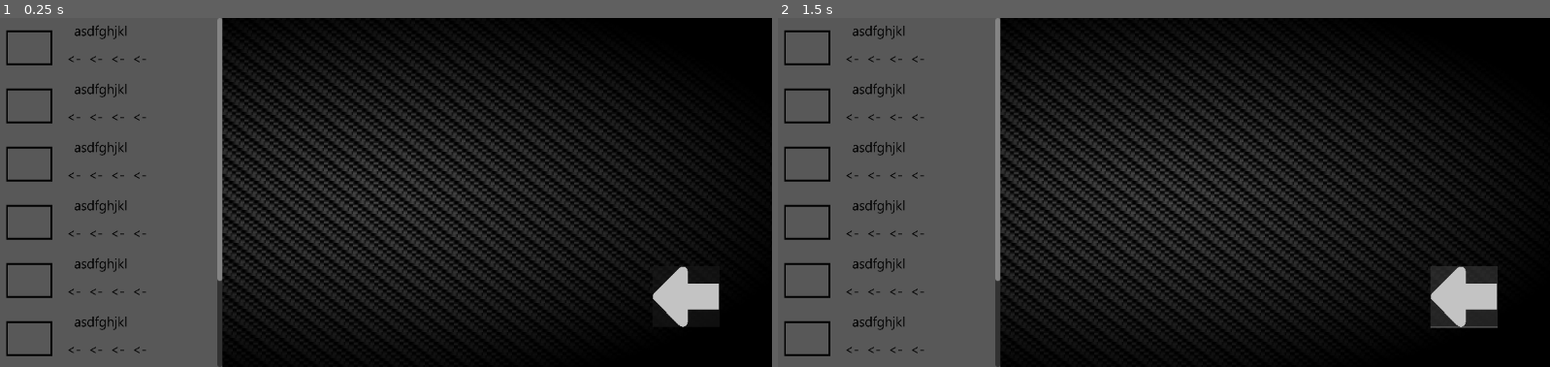
Above: before the commit, frames 1-2 (left to right).
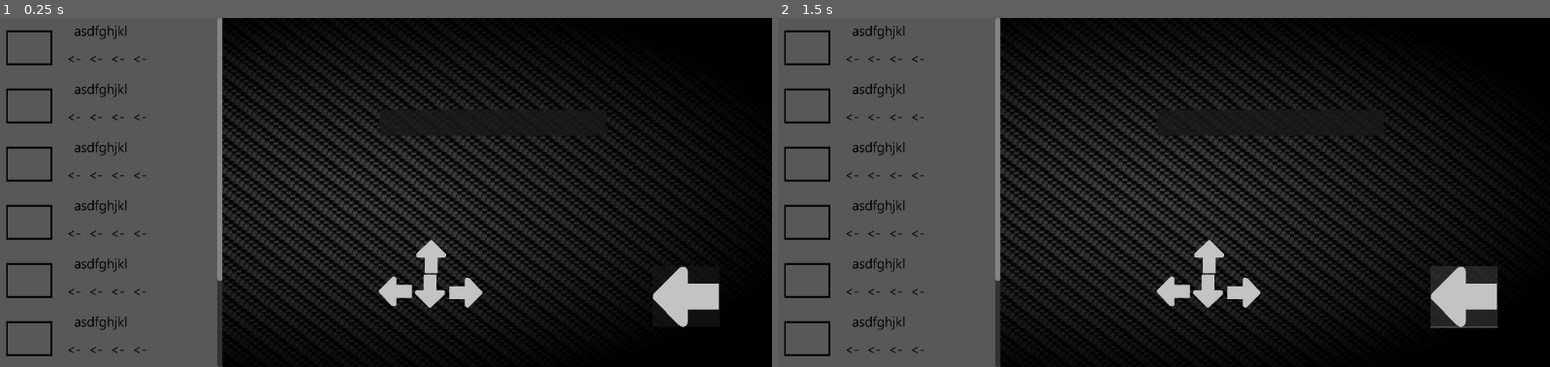
Above: after the commit, the same moments.

Repository: StephenScarlett/Stratagem-Project
Game: Godot game, scene res://main.tscn
The game is run twice, just before and just after one commit, with the same random seed, the same clock (stepped at 60 frames per second) and the same inputs.
Inputs (mouse positions are in pixels of both pictures, inside the frame that each line leads up to):
- Up to frame 1 (0.25 s): no input
- Up to frame 2 (1.5 s): click (1465, 297) at 0.5 s; click (1465, 297) at 1.25 s

The runs differ from the first frame. In frame 1, 0.9% of the frame differs, in the area x 48-63%, y 28-84%; in frame 2, 0.9%.

Commit message:
touchbuttons

Diff:
--- /dev/null
+++ b/Stratagem Project File/Scripts/Down.gd
@@ -0,0 +1,11 @@
+extends TouchScreenButton
+
+
+# Called when the node enters the scene tree for the first time.
+func _ready():
+	pass # Replace with function body.
+
+
+# Called every frame. 'delta' is the elapsed time since the previous frame.
+func _process(delta):
+	pass
--- /dev/null
+++ b/Stratagem Project File/Scripts/Left.gd
@@ -0,0 +1,7 @@
+extends TouchScreenButton
+
+func _ready():
+	pass
+
+func _process(delta):
+	pass
--- /dev/null
+++ b/Stratagem Project File/Scripts/Right.gd
@@ -0,0 +1,11 @@
+extends TouchScreenButton
+
+
+# Called when the node enters the scene tree for the first time.
+func _ready():
+	pass # Replace with function body.
+
+
+# Called every frame. 'delta' is the elapsed time since the previous frame.
+func _process(delta):
+	pass
--- a/Stratagem Project File/Scripts/Stratagem Panel.gd
+++ b/Stratagem Project File/Scripts/Stratagem Panel.gd
@@ -1,19 +1,20 @@
 extends Control
 
+class_name Stratagem
 
-# Called when the node enters the scene tree for the first time.
+var inputarr = []
+var stratagemarr = []
+
 func _ready():
-	pass # Replace with function body.
+	pass
 
-
-# Called every frame. 'delta' is the elapsed time since the previous frame.
 func _process(delta):
 	pass
 
+func stratagem1() -> Array:
+	$PanelContainer/Panel/TextureRect.texture = $ScrollContainer/VBoxContainer/Control/MarginContainer/TextureRect.texture
+	stratagemarr = ["Left","Left","Left","Left"]
+	return stratagemarr
 
-func _on_scroll_container_scroll_started():
-	print("scroll start")
-
-
-func _on_scroll_container_scroll_ended():
-	print("scroll end")
+func _on_touch_screen_button_pressed():
+	stratagem1()
--- /dev/null
+++ b/Stratagem Project File/Scripts/Up.gd
@@ -0,0 +1,11 @@
+extends TouchScreenButton
+
+
+# Called when the node enters the scene tree for the first time.
+func _ready():
+	pass # Replace with function body.
+
+
+# Called every frame. 'delta' is the elapsed time since the previous frame.
+func _process(delta):
+	pass
--- a/Stratagem Project File/Scripts/main.gd
+++ b/Stratagem Project File/Scripts/main.gd
@@ -1,15 +1,24 @@
 extends Node
 
+func _ready():
+	pass
 
-# Called when the node enters the scene tree for the first time.
-func _ready():
-	pass # Replace with function body.
-
-
-# Called every frame. 'delta' is the elapsed time since the previous frame.
 func _process(delta):
 	pass
 
-
 func _on_button_pressed():
 	print("Test Output")
+
+func _on_right_pressed():
+	pass
+
+func _on_left_pressed():
+	var stratagem = Stratagem.new() #calls
+	var newarr = stratagem.inputarr + ["Left"] #trying to get inputs from stratagem
+	print(newarr)
+
+func _on_up_pressed():
+	pass
+
+func _on_down_pressed():
+	pass
--- a/Stratagem Project File/Stratagem Panel.tscn
+++ b/Stratagem Project File/Stratagem Panel.tscn
@@ -1,7 +1,8 @@
-[gd_scene load_steps=3 format=3 uid="uid://k6ul76xuaukw"]
+[gd_scene load_steps=4 format=3 uid="uid://k6ul76xuaukw"]
 
 [ext_resource type="Texture2D" uid="uid://cg7bratwo766q" path="res://Assets/Test Stratagem .png" id="1_0pcmt"]
 [ext_resource type="Script" path="res://Scripts/Stratagem Panel.gd" id="1_tccm5"]
+[ext_resource type="Texture2D" uid="uid://wfwg8ym2og2h" path="res://Assets/Arrow.png" id="3_qc0f5"]
 
 [node name="Control" type="Control"]
 layout_mode = 3
@@ -25,10 +26,18 @@
 [node name="Control" type="Control" parent="ScrollContainer/VBoxContainer"]
 layout_mode = 2
 
-[node name="TextureRect" type="TextureRect" parent="ScrollContainer/VBoxContainer/Control"]
+[node name="MarginContainer" type="MarginContainer" parent="ScrollContainer/VBoxContainer/Control"]
 layout_mode = 0
 offset_right = 350.0
 offset_bottom = 90.0
+
+[node name="TouchScreenButton" type="TouchScreenButton" parent="ScrollContainer/VBoxContainer/Control/MarginContainer"]
+modulate = Color(0, 0, 0, 0)
+scale = Vector2(0.664063, 0.185345)
+texture_normal = ExtResource("3_qc0f5")
+
+[node name="TextureRect" type="TextureRect" parent="ScrollContainer/VBoxContainer/Control/MarginContainer"]
+layout_mode = 2
 texture = ExtResource("1_0pcmt")
 expand_mode = 5
 
@@ -112,5 +121,27 @@
 texture = ExtResource("1_0pcmt")
 expand_mode = 5
 
-[connection signal="scroll_ended" from="ScrollContainer" to="." method="_on_scroll_container_scroll_ended"]
-[connection signal="scroll_started" from="ScrollContainer" to="." method="_on_scroll_container_scroll_started"]
+[node name="PanelContainer" type="PanelContainer" parent="."]
+layout_mode = 1
+anchors_preset = 5
+anchor_left = 0.5
+anchor_right = 0.5
+offset_left = -7.0
+offset_top = 142.0
+offset_right = 343.0
+offset_bottom = 182.0
+grow_horizontal = 2
+
+[node name="Panel" type="Panel" parent="PanelContainer"]
+layout_mode = 2
+
+[node name="TextureRect" type="TextureRect" parent="PanelContainer/Panel"]
+layout_mode = 1
+anchors_preset = 15
+anchor_right = 1.0
+anchor_bottom = 1.0
+grow_horizontal = 2
+grow_vertical = 2
+expand_mode = 5
+
+[connection signal="pressed" from="ScrollContainer/VBoxContainer/Control/MarginContainer/TouchScreenButton" to="." method="_on_touch_screen_button_pressed"]
--- a/Stratagem Project File/main.tscn
+++ b/Stratagem Project File/main.tscn
@@ -1,9 +1,13 @@
-[gd_scene load_steps=5 format=3 uid="uid://vfxig6jng4bp"]
+[gd_scene load_steps=9 format=3 uid="uid://vfxig6jng4bp"]
 
 [ext_resource type="Script" path="res://Scripts/main.gd" id="1_7lrpa"]
 [ext_resource type="Texture2D" uid="uid://cwywu6c1uvi3t" path="res://Assets/Black Background.jpg" id="1_08eq0"]
 [ext_resource type="Texture2D" uid="uid://wfwg8ym2og2h" path="res://Assets/Arrow.png" id="3_ai0w3"]
 [ext_resource type="PackedScene" uid="uid://k6ul76xuaukw" path="res://Stratagem Panel.tscn" id="4_dn3xc"]
+[ext_resource type="Script" path="res://Scripts/Left.gd" id="5_2olea"]
+[ext_resource type="Script" path="res://Scripts/Right.gd" id="6_3v8yh"]
+[ext_resource type="Script" path="res://Scripts/Up.gd" id="7_ndc63"]
+[ext_resource type="Script" path="res://Scripts/Down.gd" id="8_rtgm8"]
 
 [node name="Node" type="Node"]
 script = ExtResource("1_7lrpa")
@@ -35,10 +39,35 @@
 scale = Vector2(0.2, 0.2)
 icon = ExtResource("3_ai0w3")
 
-[node name="Nigga" type="Control" parent="."]
-layout_mode = 3
-anchors_preset = 0
-offset_right = 40.0
-offset_bottom = 40.0
+[node name="Left" type="TouchScreenButton" parent="."]
+position = Vector2(592, 400)
+scale = Vector2(0.1, 0.1)
+texture_normal = ExtResource("3_ai0w3")
+script = ExtResource("5_2olea")
+
+[node name="Right" type="TouchScreenButton" parent="."]
+position = Vector2(752, 448)
+rotation = 3.14159
+scale = Vector2(0.1, 0.1)
+texture_normal = ExtResource("3_ai0w3")
+script = ExtResource("6_3v8yh")
+
+[node name="Up" type="TouchScreenButton" parent="."]
+position = Vector2(696, 344)
+rotation = 1.5708
+scale = Vector2(0.1, 0.1)
+texture_normal = ExtResource("3_ai0w3")
+script = ExtResource("7_ndc63")
+
+[node name="Down" type="TouchScreenButton" parent="."]
+position = Vector2(648, 448)
+rotation = 4.71239
+scale = Vector2(0.1, 0.1)
+texture_normal = ExtResource("3_ai0w3")
+script = ExtResource("8_rtgm8")
 
 [connection signal="pressed" from="Button" to="." method="_on_button_pressed"]
+[connection signal="pressed" from="Left" to="." method="_on_left_pressed"]
+[connection signal="pressed" from="Right" to="." method="_on_right_pressed"]
+[connection signal="pressed" from="Up" to="." method="_on_up_pressed"]
+[connection signal="pressed" from="Down" to="." method="_on_down_pressed"]
